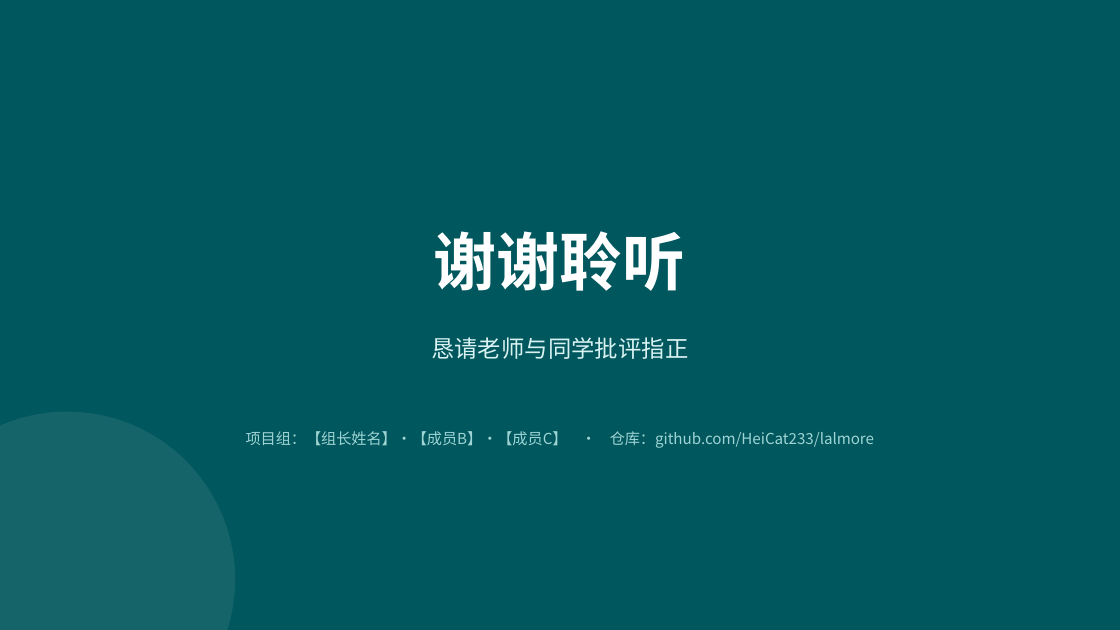
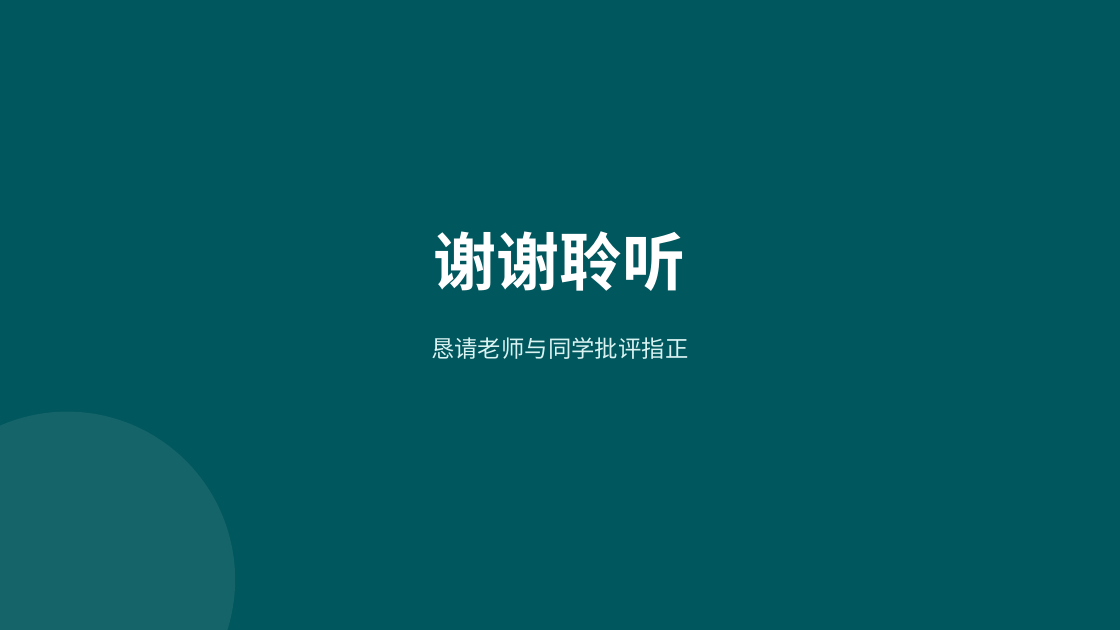
Before and after one commit to HeiCat233/lalmore, a slide deck: slide 11 of deliverables/期中开题汇报-附近厕所.pptx (slide 14 before the commit). Drawn at 1120x630 pixels with LibreOffice and Linux fonts; fonts in the diff are those of the drawing. Boxes give left, top, right and bottom in pixels: in the first picture for what was removed or moved away, otherwise in the second. Text is boxed around its words. In the diff, an @@ line names an element or a change of style, - is before the commit and + after.

```diff
--- a/deliverables/期中开题汇报-附近厕所.pptx
+++ b/deliverables/期中开题汇报-附近厕所.pptx
@@ text removed at box(246, 431, 874, 448) @@
-项目组：【组长姓名】·【成员B】·【成员C】 · 仓库：github.com/HeiCat233/lalmore
```
Also in this commit, not shown: 3 other slides changed, 7 slides added, 10 slides removed, 5 other files.
